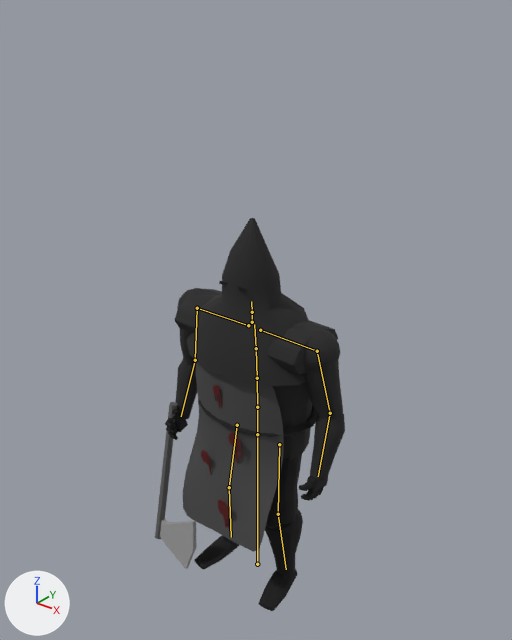
A saved change to the FBX model animation/fbx/SK_Char_korney.fbx.
Camera for both pictures: a camera (50 mm lens) standing at (2.09, -2.63, 3.33) and looking at (-0.07, 0.07, 1.66). The lights are fixed; the arrows at lower left show +X, +Y and +Z. The picture after the commit comes second. The bones that change, and the others that lie on the model, are drawn over the model as lines.

The first picture shows 'Body'.
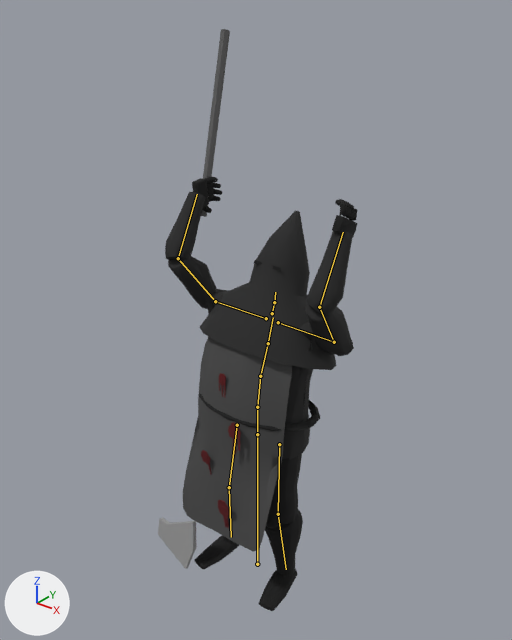
The newer file adds an action. The first version stands in its rest pose; the second is drawn at frame 15 of the action 'Rig|Chop'.

Where the change shows, as pixel boxes [x1, y1, x2, y2] in the pictures (512 x 640 px):
'Body', posed (48% taller)
    before: [155, 218, 345, 611]
    after: [158, 29, 358, 611]
bone 'Spine', root to tip
    before: (257, 407) to (257, 378)
    after: (257, 407) to (260, 376)
bone 'Spine1', root to tip
    before: (257, 378) to (256, 348)
    after: (260, 376) to (268, 343)
bone 'UpperArm.L', root to tip
    before: (317, 351) to (330, 413)
    after: (334, 342) to (319, 307)
bone 'Forearm.L', root to tip
    before: (330, 413) to (318, 476)
    after: (319, 307) to (343, 232)
bone 'UpperArm.R', root to tip
    before: (197, 308) to (195, 360)
    after: (215, 301) to (178, 258)
bone 'Forearm.R', root to tip
    before: (195, 360) to (181, 416)
    after: (178, 258) to (197, 194)

The change, as a diff of the scene's bpy script:
```diff
--- a/animation/fbx/SK_Char_korney.fbx.py
+++ b/animation/fbx/SK_Char_korney.fbx.py
@@ bone_spine @@
 bone_spine = bpy.data.objects['Rig'].pose.bones['Spine']  # child of 'Hips'
-bone_spine.rotation_quaternion = (1.0, 0.0, 0.0, 0.0)  # degrees (0, 0, 0)
+bone_spine.rotation_quaternion = (0.996, -0.087, 0.0, 0.0)  # degrees (-10, 0, 0)
@@ bone_spine1 @@
 bone_spine1 = bpy.data.objects['Rig'].pose.bones['Spine1']  # child of 'Spine'
-bone_spine1.rotation_quaternion = (1.0, 0.0, 0.0, 0.0)  # degrees (0, 0, 0)
+bone_spine1.rotation_quaternion = (0.995, -0.104, 0.0, 0.0)  # degrees (-12, 0, 0)
@@ bone_upperarm_l @@
 bone_upperarm_l = bpy.data.objects['Rig'].pose.bones['UpperArm.L']  # child of 'Shoulder.L'
-bone_upperarm_l.rotation_quaternion = (1.0, 0.0, 0.0, 0.0)  # degrees (0, 0, 0)
+bone_upperarm_l.rotation_quaternion = (0.425, -0.889, -0.131, -0.109)  # degrees (-130, -18, 8)
@@ bone_forearm_l @@
 bone_forearm_l = bpy.data.objects['Rig'].pose.bones['Forearm.L']  # child of 'UpperArm.L'
-bone_forearm_l.rotation_quaternion = (1.0, 0.0, 0.0, 0.0)  # degrees (0, 0, 0)
+bone_forearm_l.rotation_quaternion = (0.94, -0.341, -0.005, -0.006)  # degrees (-40, -1, 0)
@@ bone_upperarm_r @@
 bone_upperarm_r = bpy.data.objects['Rig'].pose.bones['UpperArm.R']  # child of 'Shoulder.R'
-bone_upperarm_r.rotation_quaternion = (1.0, 0.0, 0.0, 0.0)  # degrees (0, 0, 0)
+bone_upperarm_r.rotation_quaternion = (0.425, -0.876, 0.17, 0.151)  # degrees (-131, 24, -11)
@@ bone_forearm_r @@
 bone_forearm_r = bpy.data.objects['Rig'].pose.bones['Forearm.R']  # child of 'UpperArm.R'
-bone_forearm_r.rotation_quaternion = (1.0, 0.0, 0.0, 0.0)  # degrees (0, 0, 0)
+bone_forearm_r.rotation_quaternion = (0.94, -0.34, 0.017, 0.025)  # degrees (-40, 3, 2)
```
